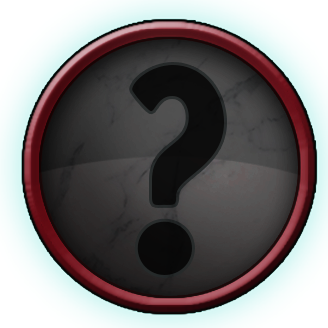
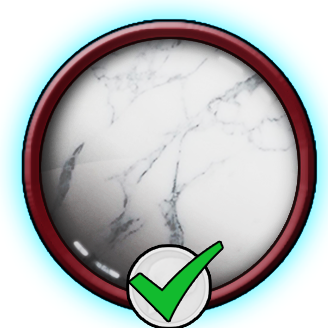
The second 328px x 328px image is a revision of the first. Changes to its layers:
added layer "Layer 4" above "Hue/Saturation 1 copy" over [130, 242, 222, 321]
added layer "Hue/Saturation 1 copy" above "Hue/Saturation 1" over [126, 244, 212, 328]
hid "?", moved it above "White Background copy" over [132, 65, 224, 275]
hid "White Background copy", moved it out of group "Icons" over [39, 37, 300, 298]
showed "Highlights" over [73, 56, 272, 279]
added layer "WHITE GLOW copy" in group "Overlays" over [0, 0, 328, 328]
hid "BLUE GLOW" over [0, 0, 328, 328]
